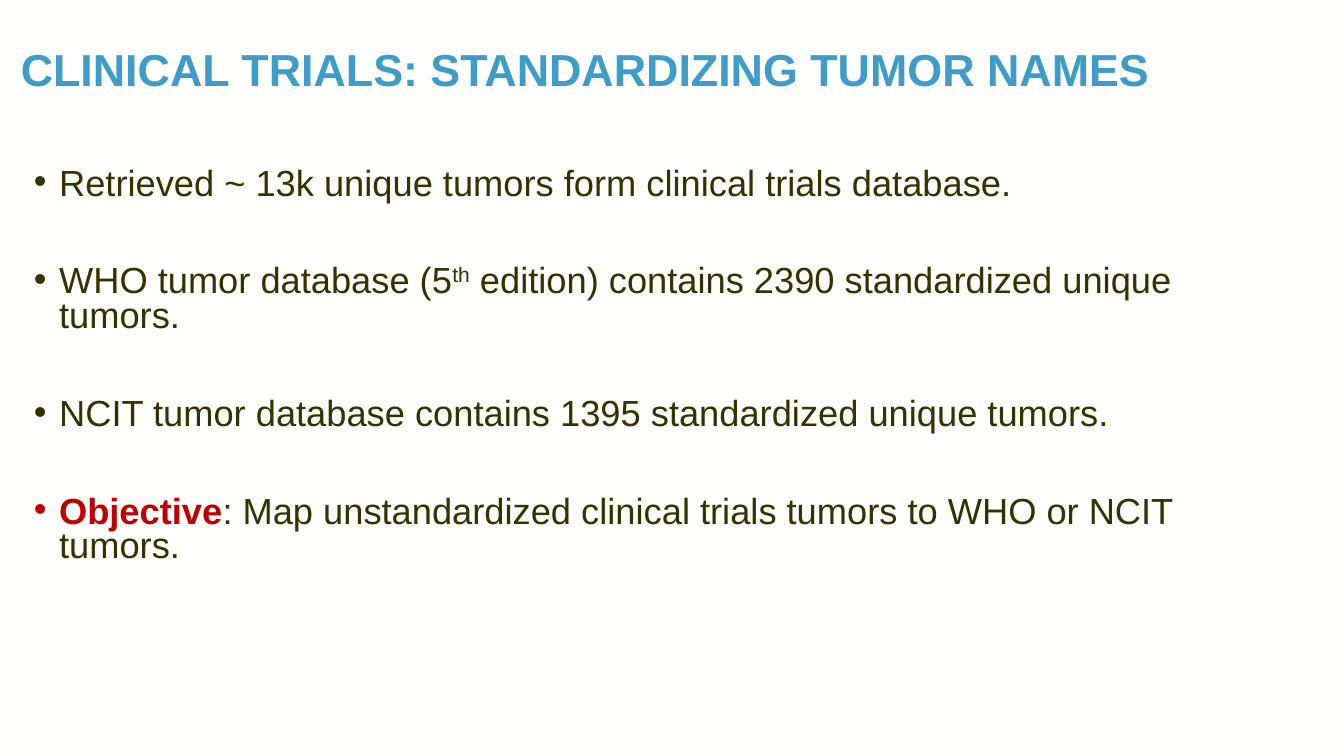
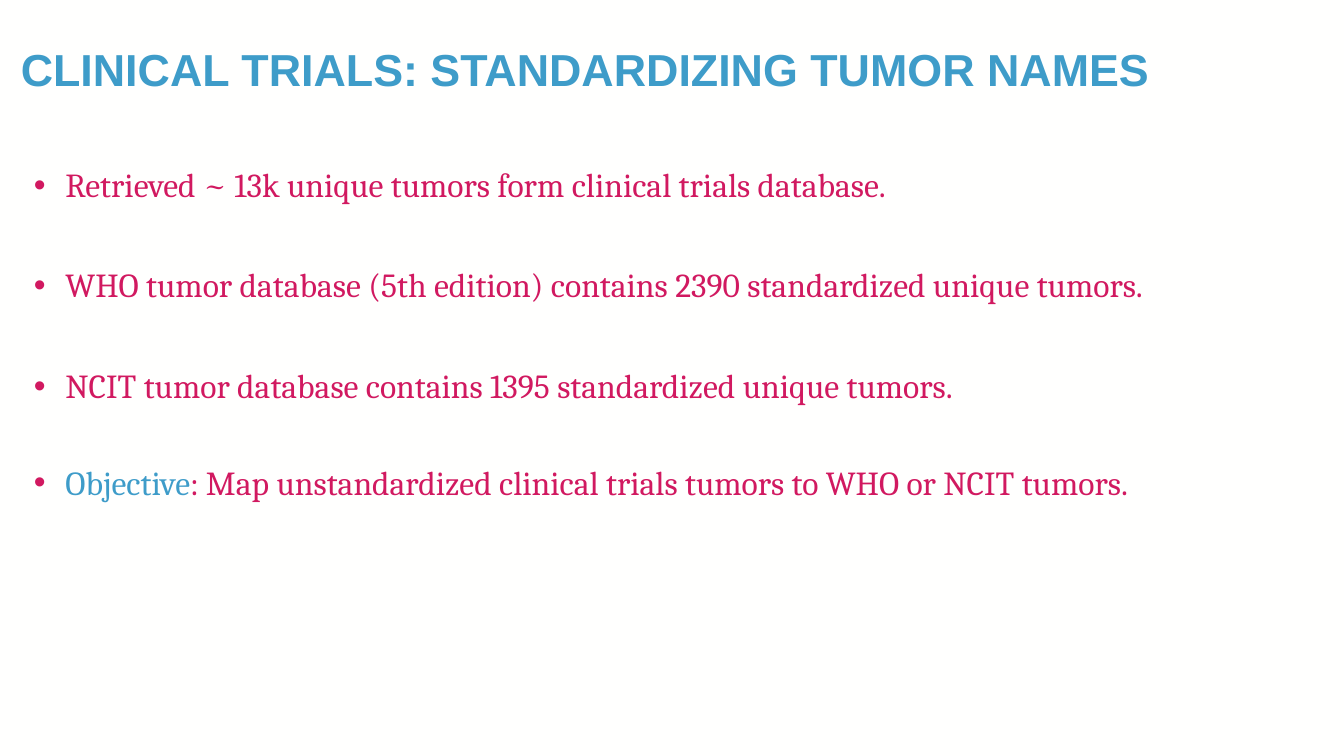
Before and after one commit to TaylorResearchLab/CANTOS, a slide deck: slide 11 of presentations/BIG_2024.pptx. Drawn at 1344x756 pixels with LibreOffice and Linux fonts; fonts in the diff are those of the drawing; background and template pictures are left out. Boxes give left, top, right and bottom in pixels: in the first picture for what was removed or moved away, otherwise in the second. Text is boxed around its words. In the diff, an @@ line names an element or a change of style, - is before the commit and + after.

```diff
--- a/presentations/BIG_2024.pptx
+++ b/presentations/BIG_2024.pptx
@@ text "Retrieved ~ 13k unique tumors ..." at <box>65,173,1143,503</box>: size 25.9 to 24 pt, font Arial to Cambria, text colour #333300 to #D11960; now on the baseline in "(5th"; text colour #C00000 to #3E9CC9, bold off in "Objective:"; indent changed; line spacing 0.8 to 0.9 @@
```
Also in this commit, not shown: 15 other slides changed, 7 slides added, 2 slides removed, 1 other file.
